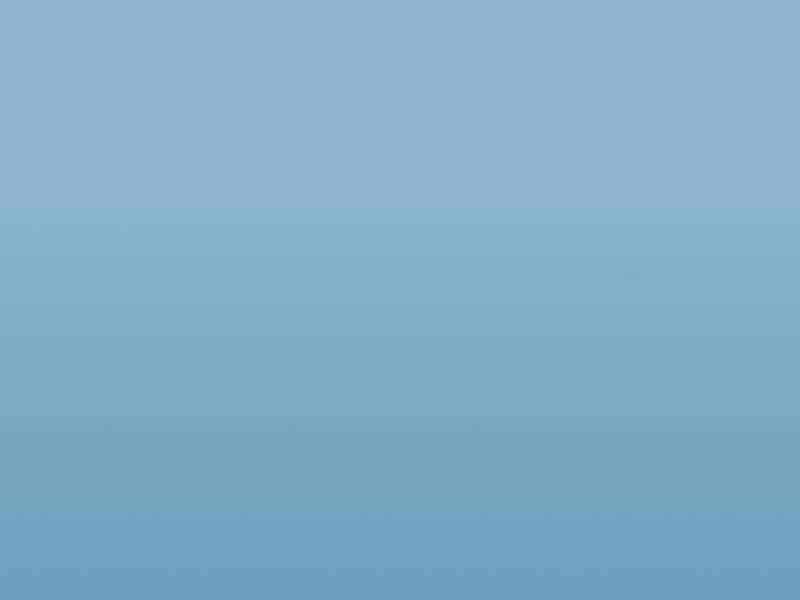
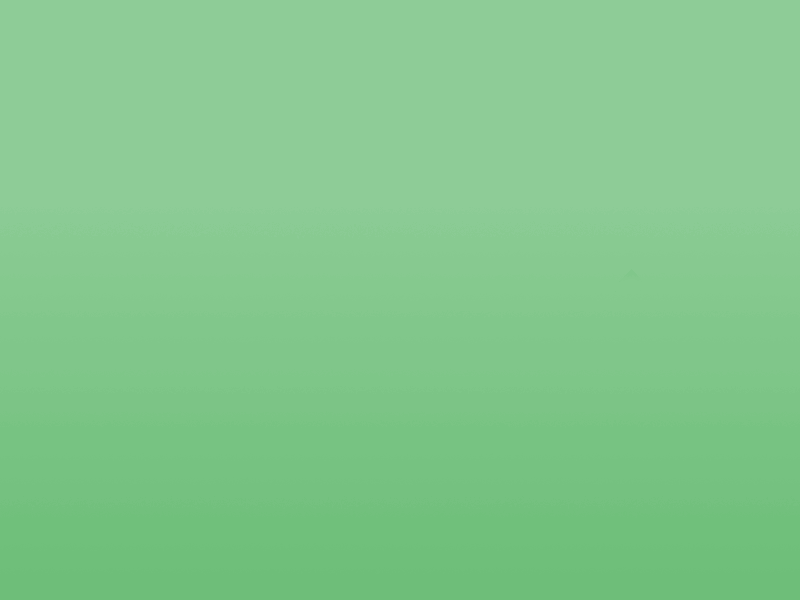
Layered file, before and after one edit (800 x 600). Changes by layer:
painted on "Pasted Layer" over [left=0, top=0, right=800, bottom=600]
